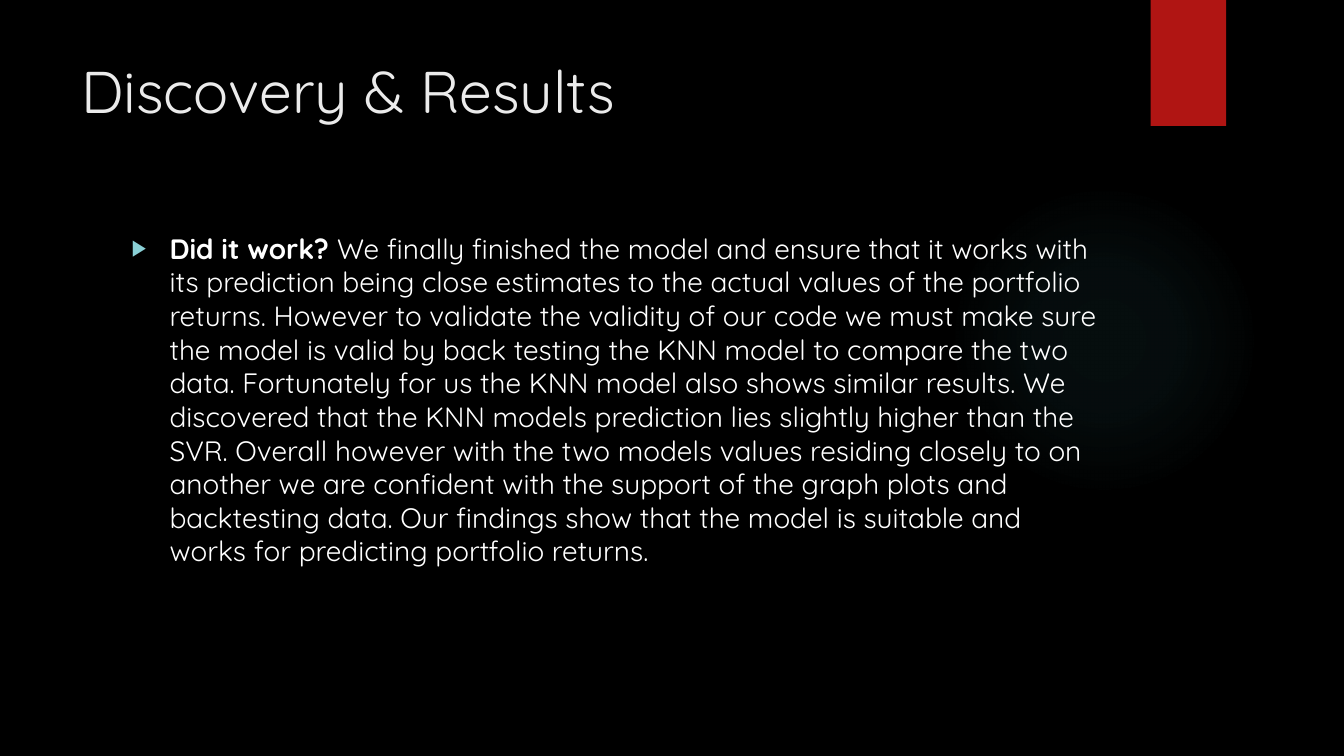
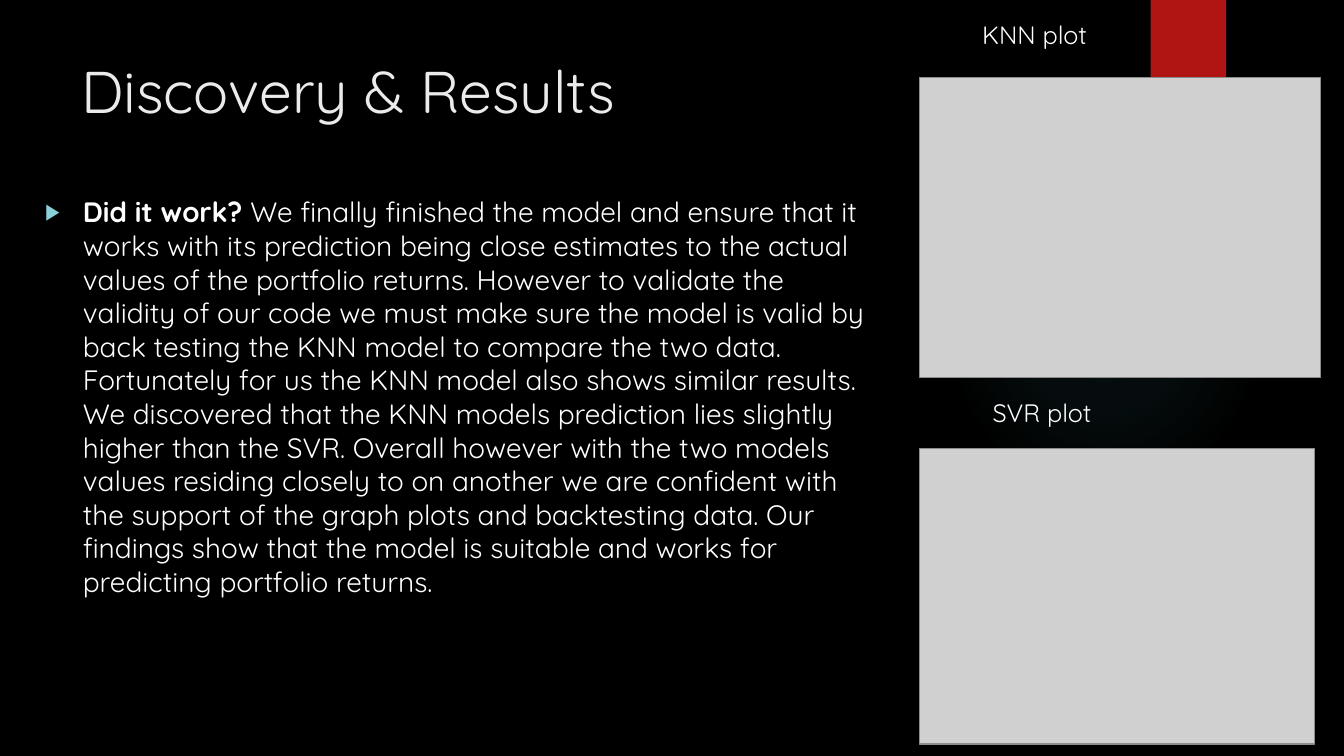
Before and after one commit to Damien-Nguyen/Analysis-of-Optimal-Investment-Portfolio, a slide deck: slide 6 of Stock Price Predictions & Analysis.pptx. Drawn at 1344x756 pixels with LibreOffice and Linux fonts; fonts in the diff are those of the drawing; grey boxes stand for pictures; background and template pictures are left out. Boxes give left, top, right and bottom in pixels: in the first picture for what was removed or moved away, otherwise in the second. Text is boxed around its words. In the diff, an @@ line names an element or a change of style, - is before the commit and + after.

Commit message:
final presentation

```diff
--- a/Stock Price Predictions & Analysis.pptx
+++ b/Stock Price Predictions & Analysis.pptx
@@ text added at [982,25,1087,49], 18 pt, text #FFFFFF @@
+KNN plot
@@ picture added at [920,78,1321,378] @@
@@ text "Did it work? We finally ..." rewrapped from [170,238,1096,567] to [83,201,864,598] @@
@@ text added at [993,403,1091,427], 18 pt, text #FFFFFF @@
+SVR plot
@@ picture added at [920,449,1314,744] @@
```
Also in this commit, not shown: 2 other slides changed, 6 other files.
